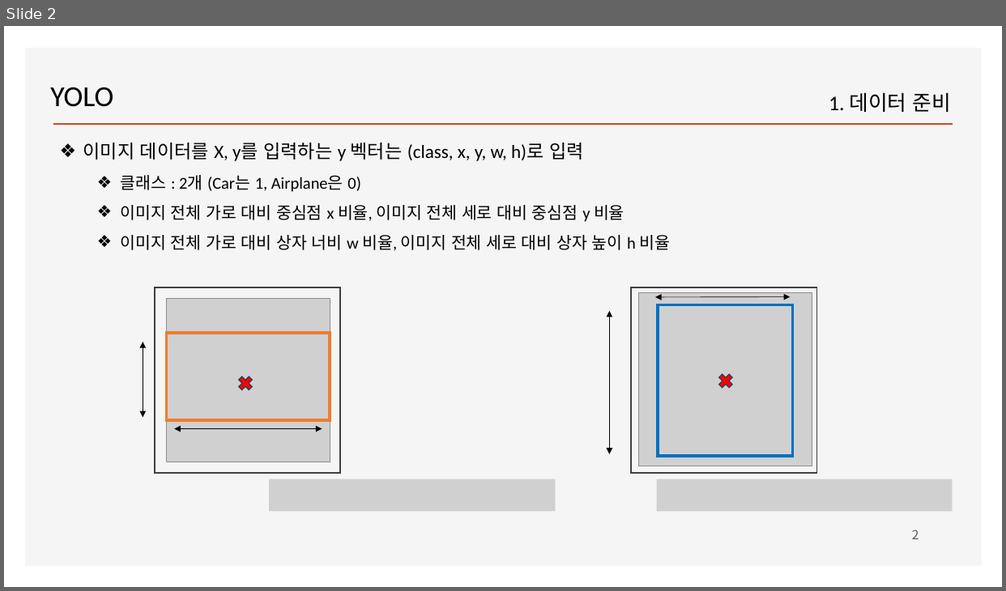
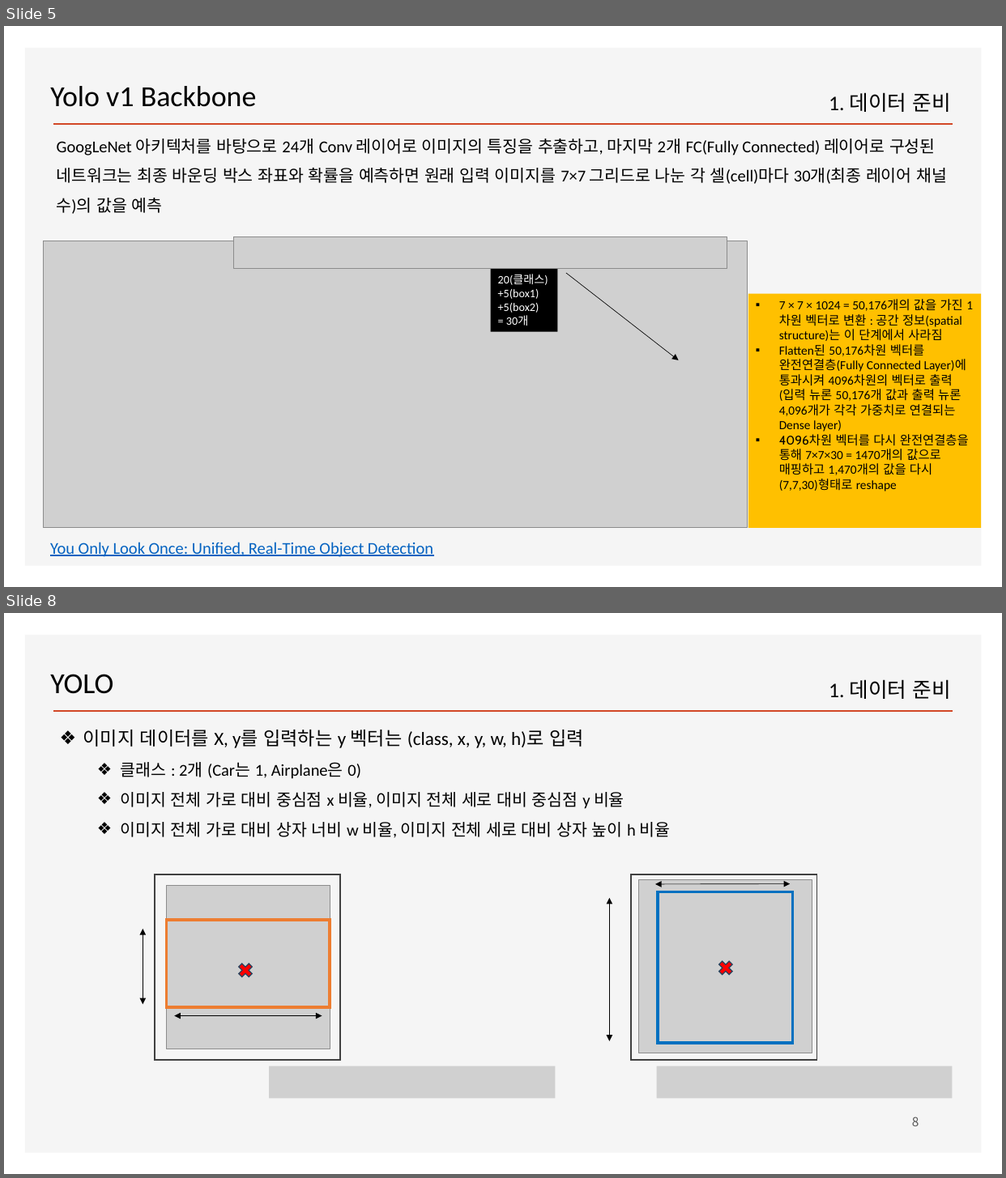
Before and after one commit to ancestor9/2026_Fall_Deep-Learning-with-Python, a slide deck: Chapter 12 Object detection.pptx. Shown one above the other, each under a label of ours: slide 2 before the commit, slides 5 and 8 after it; the slides between them are not shown. The pictures are 1006x591 and 1006x1178 pixels, drawn with LibreOffice and Linux fonts; fonts in the diff are those of the drawing; grey boxes stand for pictures; background and template pictures are left out. Boxes give left, top, right and bottom in pixels: in the first picture for what was removed or moved away, otherwise in the second. Text is boxed around its words. In the diff, an @@ line names an element or a change of style, - is before the commit and + after.

```diff
--- a/Chapter 12 Object detection.pptx
+++ b/Chapter 12 Object detection.pptx
@@ slide 5 added at [4, 26, 1002, 587], background #FFFFFF; not listed: 2 template elements that a slide beside it also shows @@
@@ text added at [50, 86, 257, 107], 28 pt, text #000000 @@
+Yolo v1 Backbone
@@ text added at [829, 92, 951, 112], 20 pt, text #000000 @@
+1. 데이터 준비
@@ text added at [57, 139, 947, 214], 16 pt, text #000000 @@
+GoogLeNet 아키텍처를 바탕으로 24개 Conv 레이어로 이미지의 특징을 추출하고, 마지막 2개 FC(Fully Connected) 레이어로 구성된 네트워크는 최종 바운딩 박스 좌표와 확률을 예측하면 원래 입력 이미지를 7×7 그리드로 나눈 각 셀(cell)마다 30개(최종 레이어 채널 수)의 값을 예측
@@ picture added at [43, 241, 748, 528] @@
@@ picture added at [234, 237, 727, 269] @@
@@ rectangle added at [491, 269, 558, 332], fill #000000, 11 pt, text #FFFFFF @@
+20(클래스)
++5(box1)
++5(box2)
+= 30개
@@ arrow added from (566, 273) to (679, 361), #000000 0.5 pt @@
@@ rectangle added at [748, 294, 981, 528], fill #FFC000, 12 pt, text #000000 @@
+▪ 7 × 7 × 1024 = 50,176개의 값을 가진 1차원 벡터로 변환 : 공간 정보(spatial structure)는 이 단계에서 사라짐
+▪ Flatten된 50,176차원 벡터를 완전연결층(Fully Connected Layer)에 통과시켜 4096차원의 벡터로 출력(입력 뉴론 50,176개 값과 출력 뉴론 4,096개가 각각 가중치로 연결되는 Dense layer)
+▪ 4096차원 벡터를 다시 완전연결층을 통해 7×7×30 = 1470개의 값으로 매핑하고 1,470개의 값을 다시 (7,7,30)형태로 reshape
@@ text added at [50, 542, 433, 557], 16 pt, text #0563C1, underline @@
+You Only Look Once: Unified, Real-Time Object Detection
@@ what was slide 2 is now slide 8 @@
@@ page number at [912, 1117, 919, 1127]: text changed @@
-2
+8
```
Also in this commit, not shown: 1 slide changed, 5 other slides added.
